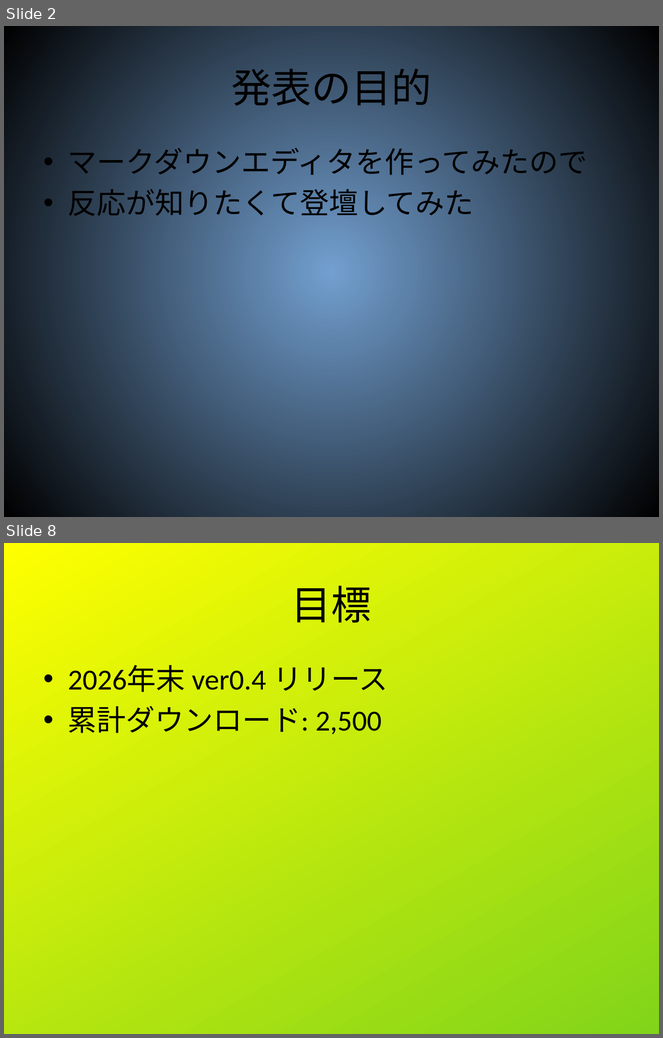
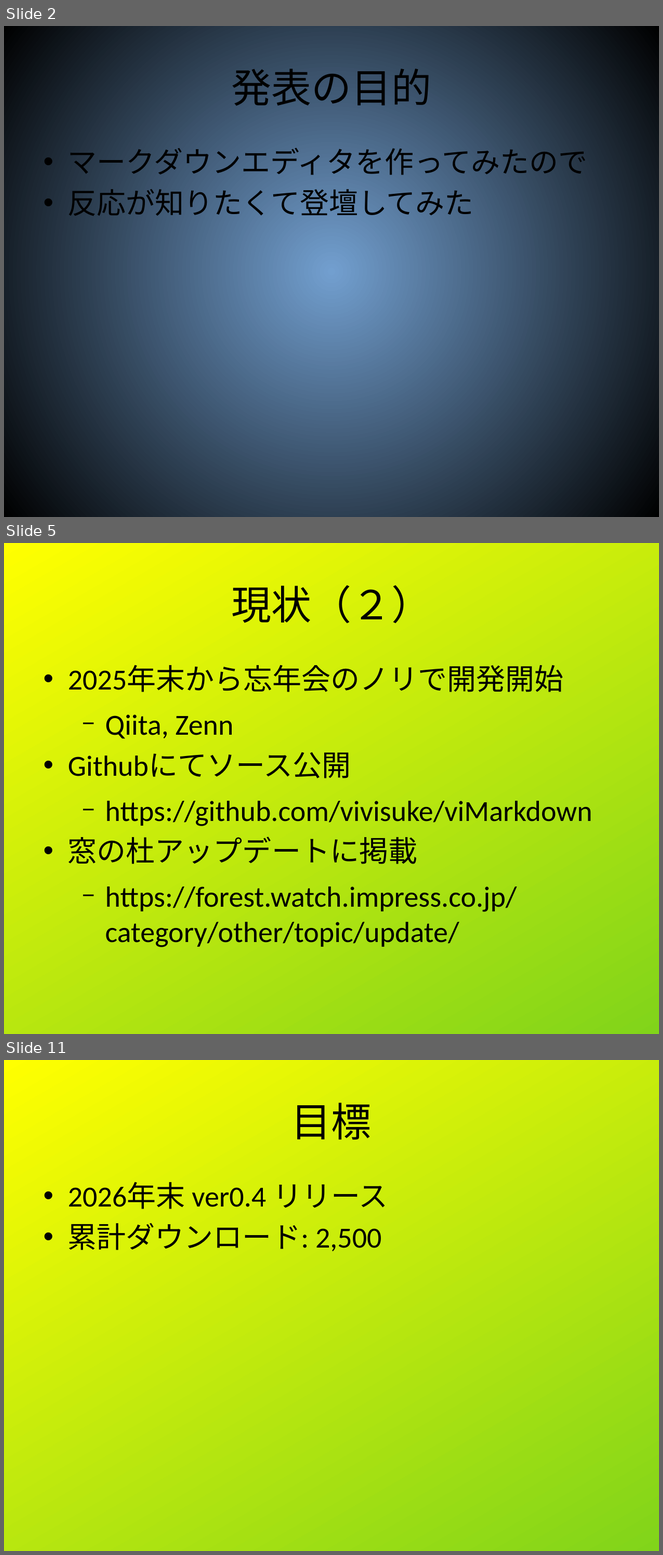
Before and after one commit to shigmas/viMarkdown, a slide deck: tech/ja/LT20260514/viMarkdown_LT.odp. Shown one above the other, each under a label of ours: slides 2 and 8 before the commit, slides 2, 5 and 11 after it; the slides between them are not shown. The pictures are 663x1038 and 663x1555 pixels, drawn with LibreOffice and Linux fonts; fonts in the diff are those of the drawing. Boxes give left, top, right and bottom in pixels: in the first picture for what was removed or moved away, otherwise in the second. Text is boxed around its words. In the diff, an @@ line names an element or a change of style, - is before the commit and + after.

```diff
--- a/tech/ja/LT20260514/viMarkdown_LT.odp
+++ b/tech/ja/LT20260514/viMarkdown_LT.odp
@@ slide 5 added at (x1=4, y1=543, x2=659, y2=1034), background gradient #FFFF00 to #81D41A @@
@@ title added at (x1=231, y1=585, x2=431, y2=623), 44 pt, text #000000 @@
+現状（２）
@@ text added at (x1=68, y1=665, x2=593, y2=948), 32 pt, text #000000 @@
+• 2025年末から忘年会のノリで開発開始
+  − Qiita, Zenn
+• Githubにてソース公開
+  − https://github.com/vivisuke/viMarkdown
+• 窓の杜アップデートに掲載
+  − https://forest.watch.impress.co.jp/category/other/topic/update/
@@ what was slide 8 is now slide 11 @@
```
Also in this commit, not shown: 5 slides changed, 2 other slides added, 3 other files.
